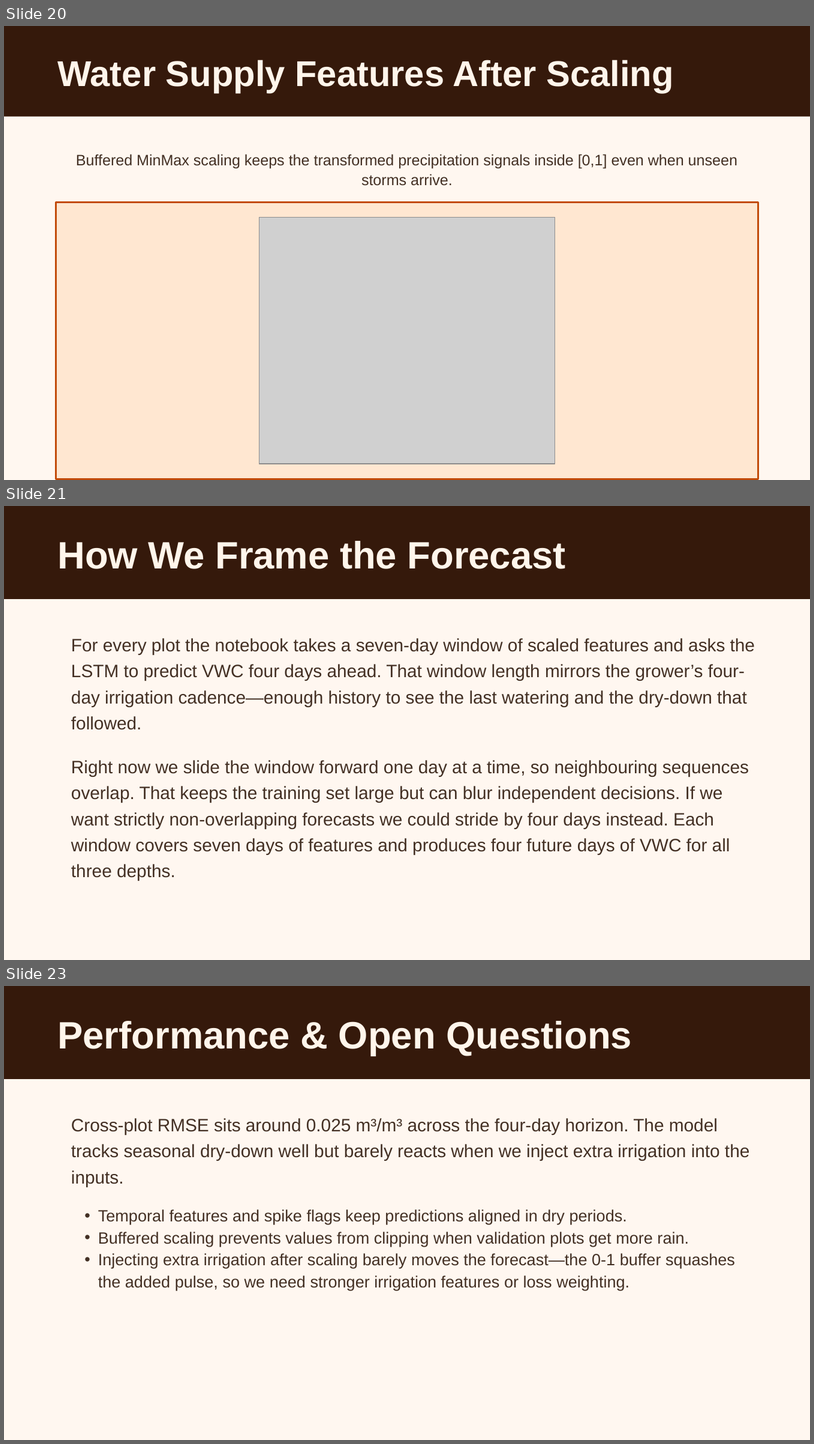
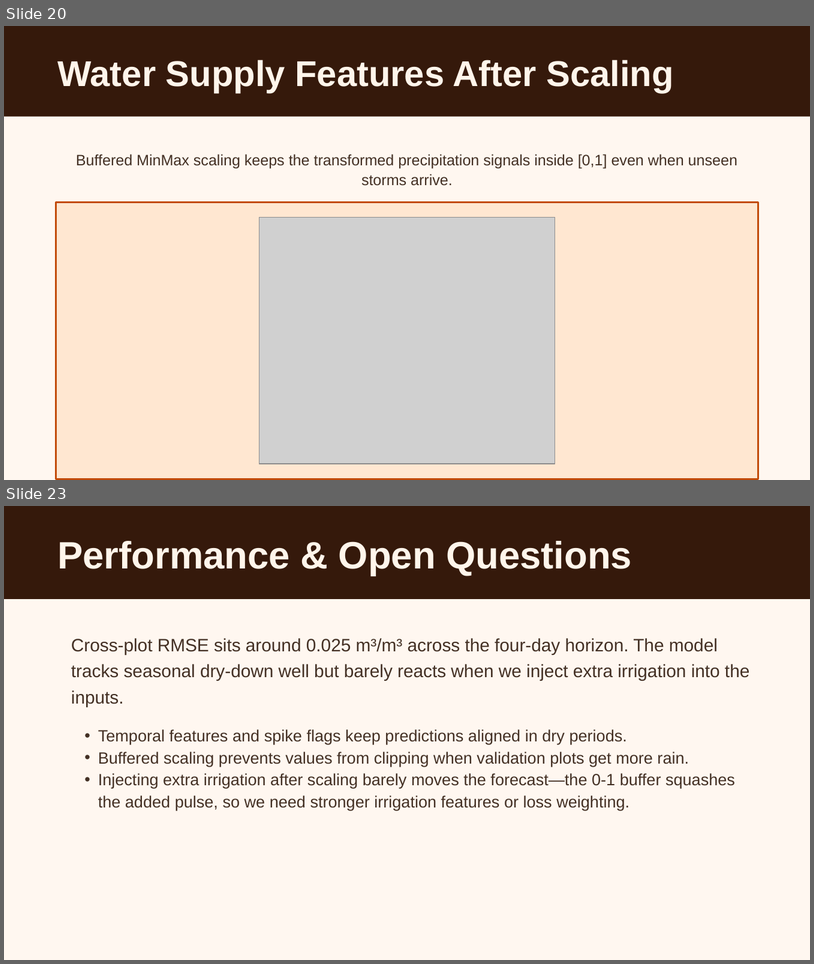
Before and after one commit to Bryan-Nsoh/slide-maker, a slide deck: workspace/presentations/eda-lstm-vwc-prediction.pptx. Shown one above the other, each under a label of ours: slides 20, 21 and 23 before the commit, slides 20 and 23 after it; the slides between them are not shown. The pictures are 814x1444 and 814x964 pixels, drawn with LibreOffice and Linux fonts; fonts in the diff are those of the drawing; grey boxes stand for pictures. Boxes give left, top, right and bottom in pixels: in the first picture for what was removed or moved away, otherwise in the second. Text is boxed around its words. In the diff, an @@ line names an element or a change of style, - is before the commit and + after.

Commit message:
Integrate final visuals for features, modeling, and validation

```diff
--- a/workspace/presentations/eda-lstm-vwc-prediction.pptx
+++ b/workspace/presentations/eda-lstm-vwc-prediction.pptx
@@ slide 21 removed at (4,506,810,960), background #FFF7F0 @@
@@ rectangle removed at (4,506,810,599) @@
@@ text removed at (58,541,566,569) @@
-How We Frame the Forecast
@@ text removed at (71,638,755,730) @@
-For every plot the notebook takes a seven-day window of scaled features and asks the LSTM to predict VWC four days ahead. That window length mirrors the grower’s four-day irrigation cadence—enough history to see the last watering and the dry-down that followed.
@@ text removed at (71,760,749,880) @@
-Right now we slide the window forward one day at a time, so neighbouring sequences overlap. That keeps the training set large but can blur independent decisions. If we want strictly non-overlapping forecasts we could stride by four days instead. Each window covers seven days of features and produces four future days of VWC for all three depths.
```
Also in this commit, not shown: 4 slides changed, 1 slide added, 7 other files.
